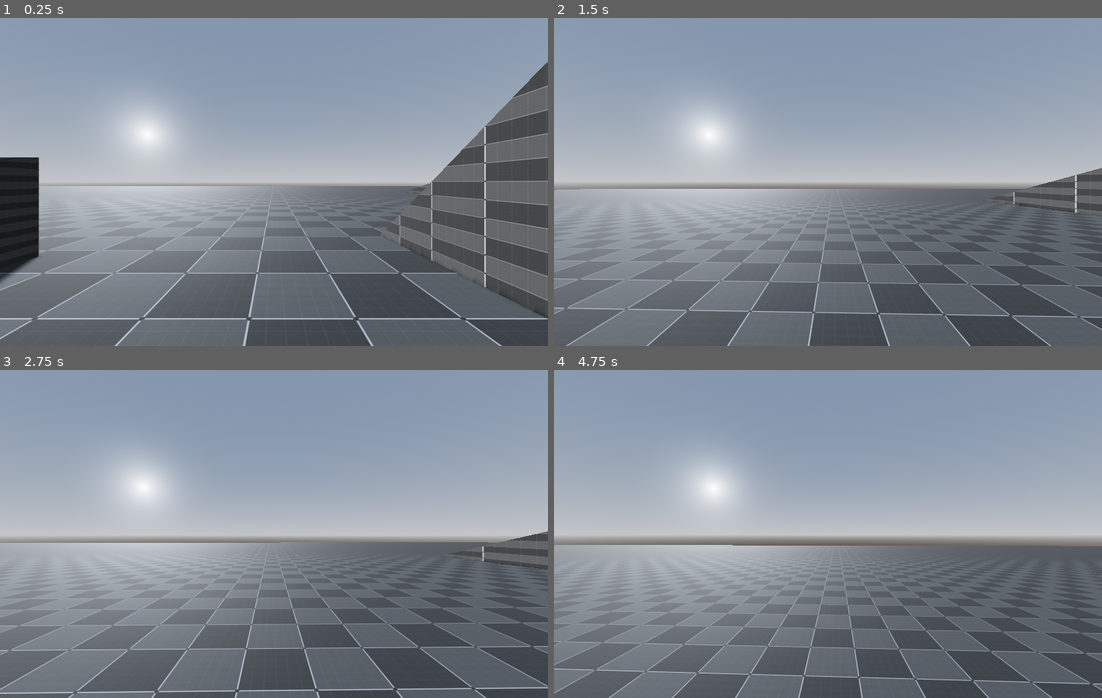
Above: before the commit, frames 1-4 (two rows, left to right).
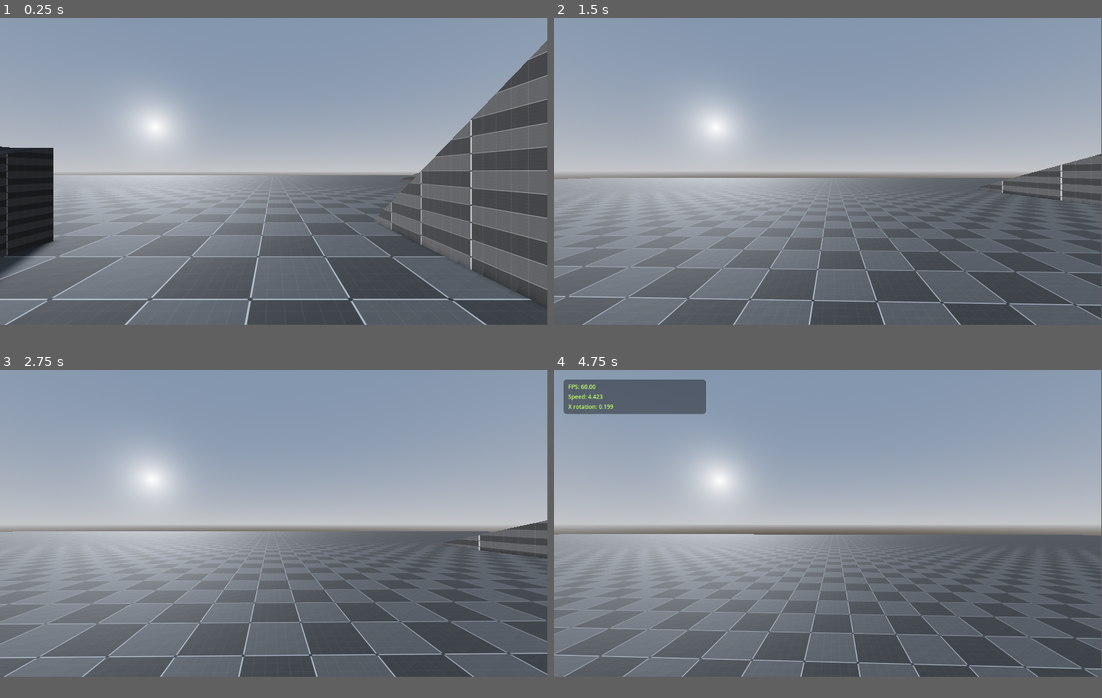
Above: after the commit, the same moments.

Repository: CryptoMares/FPS-Player-Controller
Game: Godot game, scene res://Level.tscn
Two runs of this game, one before a commit and one after it. Both use one fixed random seed, a clock stepped at 60 frames per second and the inputs below.
Inputs (mouse positions are in pixels of both pictures, inside the frame that each line leads up to):
- Up to frame 1 (0.25 s): no input
- Up to frame 2 (1.5 s): tap Enter at 0.5 s; move the mouse to (855, 182) at 0.52 s; hold W (forward) from 0.53 s (still down); tap Space (jump) at 0.6, 0.77, 1.07, 1.35 s; move the mouse to (800, 182) at 1.27 s
- Up to frame 3 (2.75 s): keep holding W (forward); tap Space (jump) at 1.52, 1.82, 2.1 s; move the mouse to (284, 527) at 2.02 s
- Up to frame 4 (4.75 s): keep holding W (forward); move the mouse to (822, 540) at 2.77 s; tap Space (jump) at 2.85, 3.02, 3.32, 3.6, 3.77, 4.07, 4.35, 4.52 s; move the mouse to (866, 537) at 3.52 s; tap ` (debug, bound only after the commit) at 4.15 s; move the mouse to (784, 530) at 4.27 s
In our replay, the window is 800x480 before the commit and 799x449 after it. These sizes can differ from the game's own. Grey fills any space a smaller window leaves; there, only what the larger window draws over its background counts as a difference.

The runs differ from the first frame. In frame 1, 22% of the frame differs, in the area x 0-100%, y 0-100%; in frame 2, 15%; in frame 3, 17%; in frame 4, 22%.

Commit message:
added functionality, fixed physics with jolt

Diff:
--- a/Level.tscn
+++ b/Level.tscn
@@ -196,7 +196,7 @@
 material = SubResource("ShaderMaterial_3yvo0")
 
 [node name="CSGBox3D2" type="CSGBox3D" parent="."]
-transform = Transform3D(1, 0, 0, 0, 1, 0, 0, 0, 1, -4.1265, 2, 16.3901)
+transform = Transform3D(1, 0, 0, 0, 1, 0, 0, 0, 1, -4.127, 1.9, 16.39)
 use_collision = true
 size = Vector3(7, 1, 7)
 material = SubResource("ShaderMaterial_quftv")
--- a/Player.gd
+++ /dev/null
@@ -1,121 +0,0 @@
-extends CharacterBody3D
-
-# Movement
-@export var MAX_VELOCITY_AIR = 0.6 # Air control
-@export var MAX_VELOCITY_GROUND = 6.0
-var MAX_ACCELERATION = 10 * MAX_VELOCITY_GROUND
-@export var GRAVITY = 22.0 #15.34
-@export var STOP_SPEED = 1.5 #1.5
-var JUMP_IMPULSE = sqrt(2 * GRAVITY * 1.5) #sqrt(2 * GRAVITY * 0.85)
-@export var PLAYER_WALKING_MULTIPLIER = 0.666
-@export var MOUSE_SENSITIVITY : float = 0.025
-
-var direction = Vector3()
-var friction = 6 #4 5
-var wish_jump
-var walking = false
-
-# Camera
-
-
-func _ready():
-	Input.set_mouse_mode(Input.MOUSE_MODE_CAPTURED)
-
-func _input(event):
-
-	if event.is_action_pressed("exit"):
-		get_tree().quit()
-
-	# Mouse lock
-	#if Input.is_action_pressed("ui_cancel"):
-		#Input.set_mouse_mode(Input.MOUSE_MODE_VISIBLE)
-	#elif Input.is_action_pressed("mouse_left"):
-		#Input.set_mouse_mode(Input.MOUSE_MODE_CAPTURED)
-
-	# Camera rotation
-	if event is InputEventMouseMotion and Input.get_mouse_mode() == Input.MOUSE_MODE_CAPTURED:
-		_handle_camera_rotation(event)
-
-func _handle_camera_rotation(event: InputEvent):
-	# Rotate the camera based on the mouse movement
-	rotate_y(deg_to_rad(-event.relative.x * MOUSE_SENSITIVITY))
-	$Head.rotate_x(deg_to_rad(-event.relative.y * MOUSE_SENSITIVITY))
-
-
-	# Stop the head from rotating to far up or down + soft clamp
-
-	var head_rot_x = $Head.rotation.x
-	var new_head_rot_x = clamp(head_rot_x, deg_to_rad(-90) - (head_rot_x - deg_to_rad(70)) * 0.1, deg_to_rad(70) + (head_rot_x - deg_to_rad(-80)) * 0.1)
-	$Head.rotation.x = lerp($Head.rotation.x, new_head_rot_x, 0.35)
-
-func _physics_process(delta):
-	process_input()
-	process_movement(delta)
-
-func process_input():
-	direction = Vector3()
-
-	# Movement directions
-	if Input.is_action_pressed("forward"):
-		direction -= transform.basis.z
-	elif Input.is_action_pressed("backward"):
-		direction += transform.basis.z
-	if Input.is_action_pressed("left"):
-		direction -= transform.basis.x
-	elif Input.is_action_pressed("right"):
-		direction += transform.basis.x
-
-	# Jumping
-	wish_jump = Input.is_action_just_pressed("jump")
-
-	# Walking
-	# walking = Input.is_action_pressed("walk")
-
-func process_movement(delta):
-	# Get the normalized input direction so that we don't move faster on diagonals
-	var wish_dir = direction.normalized()
-
-	if is_on_floor():
-		# If wish_jump is true then we won't apply any friction and allow the
-		# player to jump instantly, this gives us a single frame where we can
-		# perfectly bunny hop
-		if wish_jump:
-			velocity.y = JUMP_IMPULSE
-			# Update velocity as if we are in the air
-			velocity = update_velocity_air(wish_dir, delta)
-			wish_jump = false
-		else:
-			velocity = update_velocity_ground(wish_dir, delta)
-	else:
-		# Only apply gravity while in the air
-		velocity.y -= GRAVITY * delta
-		velocity = update_velocity_air(wish_dir, delta)
-
-	# Move the player once velocity has been calculated
-	move_and_slide()
-
-func accelerate(wish_dir: Vector3, max_velocity: float, delta):
-	# Get our current speed as a projection of velocity onto the wish_dir
-	var current_speed = velocity.dot(wish_dir)
-	# How much we accelerate is the difference between the max speed and the current speed
-	# clamped to be between 0 and MAX_ACCELERATION which is intended to stop you from going too fast
-	var add_speed = clamp(max_velocity - current_speed, 0, MAX_ACCELERATION * delta)
-
-	return velocity + add_speed * wish_dir
-
-func update_velocity_ground(wish_dir: Vector3, delta):
-	# Apply friction when on the ground and then accelerate
-	var speed = velocity.length()
-
-	if speed != 0:
-		var control = max(STOP_SPEED, speed)
-		var drop = control * friction * delta
-
-		# Scale the velocity based on friction
-		velocity *= max(speed - drop, 0) / speed
-
-	return accelerate(wish_dir, MAX_VELOCITY_GROUND, delta)
-
-func update_velocity_air(wish_dir: Vector3, delta):
-	# Do not apply any friction
-	return accelerate(wish_dir, MAX_VELOCITY_AIR, delta)
--- a/Player.tscn
+++ b/Player.tscn
@@ -1,6 +1,8 @@
-[gd_scene load_steps=3 format=3 uid="uid://dx5184jxv6hi3"]
+[gd_scene load_steps=5 format=3 uid="uid://dx5184jxv6hi3"]
 
-[ext_resource type="Script" path="res://Player.gd" id="1"]
+[ext_resource type="Script" path="res://scripts/fps_controller.gd" id="1"]
+[ext_resource type="Theme" uid="uid://cxdpo2r725tjp" path="res://ui/themes/debug_panel.tres" id="2_pl2w0"]
+[ext_resource type="Script" path="res://scripts/debug.gd" id="3_2aih1"]
 
 [sub_resource type="CapsuleShape3D" id="CapsuleShape3D_jkwgu"]
 
@@ -15,3 +17,32 @@
 transform = Transform3D(1, 0, 0, 0, 1, 0, 0, 0, 1, 0, 0.5, 0)
 
 [node name="Camera" type="Camera3D" parent="Head"]
+
+[node name="Control" type="Control" parent="."]
+layout_mode = 3
+anchors_preset = 0
+offset_right = 40.0
+offset_bottom = 40.0
+
+[node name="DebugPanel" type="PanelContainer" parent="Control"]
+custom_minimum_size = Vector2(300, 0)
+layout_mode = 0
+offset_left = 20.0
+offset_top = 20.0
+offset_right = 320.0
+offset_bottom = 60.0
+theme = ExtResource("2_pl2w0")
+script = ExtResource("3_2aih1")
+
+[node name="MarginContainer" type="MarginContainer" parent="Control/DebugPanel"]
+layout_mode = 2
+
+[node name="VBoxContainer" type="VBoxContainer" parent="Control/DebugPanel/MarginContainer"]
+unique_name_in_owner = true
+layout_mode = 2
+
+[node name="PlayerStateMachine" type="Node" parent="."]
+
+[node name="IdlePlayerState" type="Node" parent="PlayerStateMachine"]
+
+[node name="WalkingPlayerState" type="Node" parent="PlayerStateMachine"]
--- /dev/null
+++ b/curves/test_curve.tres
@@ -0,0 +1,5 @@
+[gd_resource type="Curve" format=3 uid="uid://dw1hdvuxcyc1b"]
+
+[resource]
+_data = [Vector2(0, 0), 0.0, 0.0, 0, 0, Vector2(1, 1), 3.36064, 0.0, 0, 0]
+point_count = 2
--- a/project.godot
+++ b/project.godot
@@ -10,20 +10,26 @@
 
 [application]
 
-config/name="FPS Player Controller Q2 / HL"
+config/name="Advanced FPS Player Controller (X"
 run/main_scene="res://Level.tscn"
 config/features=PackedStringArray("4.2", "Forward Plus")
-config/icon="res://icon.svg"
+config/icon="res://icon.png"
 
-[display]
+[autoload]
 
-window/size/viewport_width=1280
-window/size/viewport_height=768
-window/size/mode=3
+GlobalScript="*res://scripts/global_script.gd"
 
 [dotnet]
 
 project/assembly_name="FPS Player Controller"
+
+[file_customization]
+
+folder_colors={
+"res://addons/": "yellow",
+"res://curves/": "orange",
+"res://scripts/": "teal"
+}
 
 [input]
 
@@ -57,13 +63,19 @@
 "events": [Object(InputEventKey,"resource_local_to_scene":false,"resource_name":"","device":-1,"window_id":0,"alt_press …(182 unchanged characters)…
 ]
 }
+debug={
+"deadzone": 0.5,
+"events": [Object(InputEventKey,"resource_local_to_scene":false,"resource_name":"","device":-1,"window_id":0,"alt_pressed":false,"shift_pressed":false,"ctrl_pressed":false,"meta_pressed":false,"pressed":false,"keycode":0,"physical_keycode":96,"key_label":0,"unicode":96,"echo":false,"script":null)
+]
+}
 
 [physics]
 
 common/physics_ticks_per_second=144
-3d/physics_engine="GodotPhysics3D"
+3d/physics_engine="JoltPhysics3D"
 
 [rendering]
 
+lights_and_shadows/directional_shadow/soft_shadow_filter_quality=5
 anti_aliasing/quality/msaa_3d=3
 anti_aliasing/quality/screen_space_aa=1
--- /dev/null
+++ b/scripts/debug.gd
@@ -0,0 +1,33 @@
+extends PanelContainer
+
+@onready var property_container = %VBoxContainer
+
+#var property
+var frames_per_second : String
+
+func _ready():
+	# Set global reference to to self in Global Singleton
+	GlobalScript.debug = self
+
+	visible = false
+	#add_debug_property("FPS",frames_per_second)
+
+func _process(delta):
+	frames_per_second = "%.2f" % (1.0/delta)
+	#property.text = property.name + ": " + frames_per_second
+
+func _input(event):
+	if event.is_action_pressed("debug"):
+		visible = !visible
+
+func add_property(title : String, value, order):
+	var target
+	target = property_container.find_child(title,true,false) # Try to find label with the same name
+	if !target: # If there's no current Label node for property (i.e. initial load)
+		target = Label.new() # Create new Label node
+		property_container.add_child(target) # Add new node as child to Vbox container
+		target.name = title # Set name to title
+		target.text = target.name + ": " + str(value) # Set text value
+	elif visible:
+		target.text = title + ": " + str(value) # Set text value
+		property_container.move_child(target,order) # Reorder property based on given order value
--- /dev/null
+++ b/scripts/fps_controller.gd
@@ -0,0 +1,128 @@
+extends CharacterBody3D
+
+# Movement
+@export var MAX_VELOCITY_AIR = 0.6 # Air control
+@export var MAX_VELOCITY_GROUND = 6.0
+var MAX_ACCELERATION = 10 * MAX_VELOCITY_GROUND
+@export var GRAVITY = 22.0 #15.34
+@export var STOP_SPEED = 1.5 #1.5
+var JUMP_IMPULSE = sqrt(2 * GRAVITY * 1.5) #sqrt(2 * GRAVITY * 0.85)
+@export var PLAYER_WALKING_MULTIPLIER = 0.666
+@export var MOUSE_SENSITIVITY : float = 0.025
+
+var direction = Vector3()
+var friction = 6 #4 6
+var wish_jump
+var walking = false
+
+var stored_velocity = Vector3.ZERO
+
+# Camera
+
+func _ready():
+	Input.set_mouse_mode(Input.MOUSE_MODE_CAPTURED)
+
+func _input(event):
+
+	if event.is_action_pressed("exit"):
+		get_tree().quit()
+
+	# Mouse lock
+	#if Input.is_action_pressed("ui_cancel"):
+		#Input.set_mouse_mode(Input.MOUSE_MODE_VISIBLE)
+	#elif Input.is_action_pressed("mouse_left"):
+		#Input.set_mouse_mode(Input.MOUSE_MODE_CAPTURED)
+
+	# Camera rotation
+	if event is InputEventMouseMotion and Input.get_mouse_mode() == Input.MOUSE_MODE_CAPTURED:
+		_handle_camera_rotation(event)
+
+func _handle_camera_rotation(event: InputEvent):
+	# Rotate the camera based on the mouse movement
+	rotate_y(deg_to_rad(-event.relative.x * MOUSE_SENSITIVITY))
+	$Head.rotate_x(deg_to_rad(-event.relative.y * MOUSE_SENSITIVITY))
+
+
+	# Stop the head from rotating to far up or down + soft clamp
+	var head_rot_x = $Head.rotation.x
+	var new_head_rot_x = clamp(head_rot_x, deg_to_rad(-90) - (head_rot_x - deg_to_rad(60)) * 0.1, deg_to_rad(60) + (head_rot_x - deg_to_rad(-80)) * 0.1)
+	$Head.rotation.x = lerp($Head.rotation.x, new_head_rot_x, 0.35)
+
+func _physics_process(delta):
+	process_input()
+	process_movement(delta)
+
+	GlobalScript.debug.add_property("FPS",GlobalScript.debug.frames_per_second, 1)
+	GlobalScript.debug.add_property("Speed",str(velocity.length()).pad_decimals(3), 2)
+	GlobalScript.debug.add_property("X rotation", str(rad_to_deg($Head.rotation.x)).pad_decimals(3), 3)
+
+func process_input():
+	direction = Vector3()
+
+	# Movement directions
+	if is_on_floor():
+		if Input.is_action_pressed("forward"):
+			direction -= transform.basis.z
+		elif Input.is_action_pressed("backward"):
+			direction += transform.basis.z
+		if Input.is_action_pressed("left"):
+			direction -= transform.basis.x
+		elif Input.is_action_pressed("right"):
+			direction += transform.basis.x
+
+	# Jumping
+	wish_jump = Input.is_action_just_pressed("jump")
+
+	# Walking
+	# walking = Input.is_action_pressed("walk")
+
+func process_movement(delta):
+	# Get the normalized input direction so that we don't move faster on diagonals
+	var wish_dir = direction.normalized()
+
+	if is_on_floor():
+		# If wish_jump is true then we won't apply any friction and allow the
+		# player to jump instantly, this gives us a single frame where we can
+		# perfectly bunny hop
+		if wish_jump:
+			velocity.y = JUMP_IMPULSE
+			# Update velocity as if we are in the air
+			velocity = update_velocity_air(wish_dir, delta)
+			wish_jump = false
+		else:
+			velocity = update_velocity_ground(wish_dir, delta)
+	else:
+		# Only apply gravity while in the air
+		velocity.y -= GRAVITY * delta
+		velocity = update_velocity_air(wish_dir, delta)
+
+	# add_debug_property("Current speed", velocity.length())
+
+	# Move the player once velocity has been calculated
+	move_and_slide()
+
+func accelerate(wish_dir: Vector3, max_velocity: float, delta):
+	# Get our current speed as a projection of velocity onto the wish_dir
+	var current_speed = velocity.normalized().dot(wish_dir)
+	# How much we accelerate is the difference between the max speed and the current speed
+	# clamped to be between 0 and MAX_ACCELERATION which is intended to stop you from going too fast
+	var add_speed = clamp(max_velocity - current_speed, 0, MAX_ACCELERATION * delta)
+
+	return velocity + add_speed * wish_dir
+
+func update_velocity_ground(wish_dir: Vector3, delta):
+	# Apply friction when on the ground and then accelerate
+	var speed = velocity.length()
+
+	if speed != 0:
+		var control = max(STOP_SPEED, speed)
+		var drop = control * friction * delta
+
+		# Scale the velocity based on friction
+		velocity *= max(speed - drop, 0) / speed
+
+	return accelerate(wish_dir, MAX_VELOCITY_GROUND, delta)
+
+func update_velocity_air(wish_dir: Vector3, delta):
+	# Do not apply any friction
+	return accelerate(wish_dir, MAX_VELOCITY_AIR, delta)
--- /dev/null
+++ b/scripts/global_script.gd
@@ -0,0 +1,4 @@
+extends Node
+
+var debug # Reference to DebugPanel for debug property assignment
+var player
--- /dev/null
+++ b/scripts/state.gd
@@ -0,0 +1 @@
+extends Node
--- /dev/null
+++ b/ui/themes/debug.tres
@@ -0,0 +1,8 @@
+[gd_resource type="StyleBoxFlat" format=3 uid="uid://bygfxefe1n300"]
+
+[resource]
+bg_color = Color(0, 0, 0, 0.392157)
+corner_radius_top_left = 7
+corner_radius_top_right = 7
+corner_radius_bottom_right = 7
+corner_radius_bottom_left = 7
--- /dev/null
+++ b/ui/themes/debug_panel.tres
@@ -0,0 +1,13 @@
+[gd_resource type="Theme" load_steps=2 format=3 uid="uid://cxdpo2r725tjp"]
+
+[ext_resource type="StyleBox" uid="uid://bygfxefe1n300" path="res://ui/themes/debug.tres" id="1_y2kaa"]
+
+[resource]
+default_font_size = 12
+Label/colors/font_color = Color(0.74902, 1, 0.384314, 1)
+Label/font_sizes/font_size = 12
+MarginContainer/constants/margin_bottom = 7
+MarginContainer/constants/margin_left = 10
+MarginContainer/constants/margin_right = 10
+MarginContainer/constants/margin_top = 7
+PanelContainer/styles/panel = ExtResource("1_y2kaa")
Not shown, added: addons/godot-jolt/LICENSE.txt
Not shown, added: addons/godot-jolt/THIRDPARTY.txt
Binary file added: icon.png
Not shown, added: icon.png.import
Not shown, added: addons/godot-jolt/android/libgodot-jolt_android-arm32.so
Not shown, added: addons/godot-jolt/android/libgodot-jolt_android-arm32_editor.so
Not shown, added: addons/godot-jolt/android/libgodot-jolt_android-arm64.so
Not shown, added: addons/godot-jolt/android/libgodot-jolt_android-arm64_editor.so
Not shown, added: addons/godot-jolt/android/libgodot-jolt_android-x64.so
Not shown, added: addons/godot-jolt/android/libgodot-jolt_android-x64_editor.so
Not shown, added: addons/godot-jolt/android/libgodot-jolt_android-x86.so
Not shown, added: addons/godot-jolt/android/libgodot-jolt_android-x86_editor.so
(and 20 more such lines)
